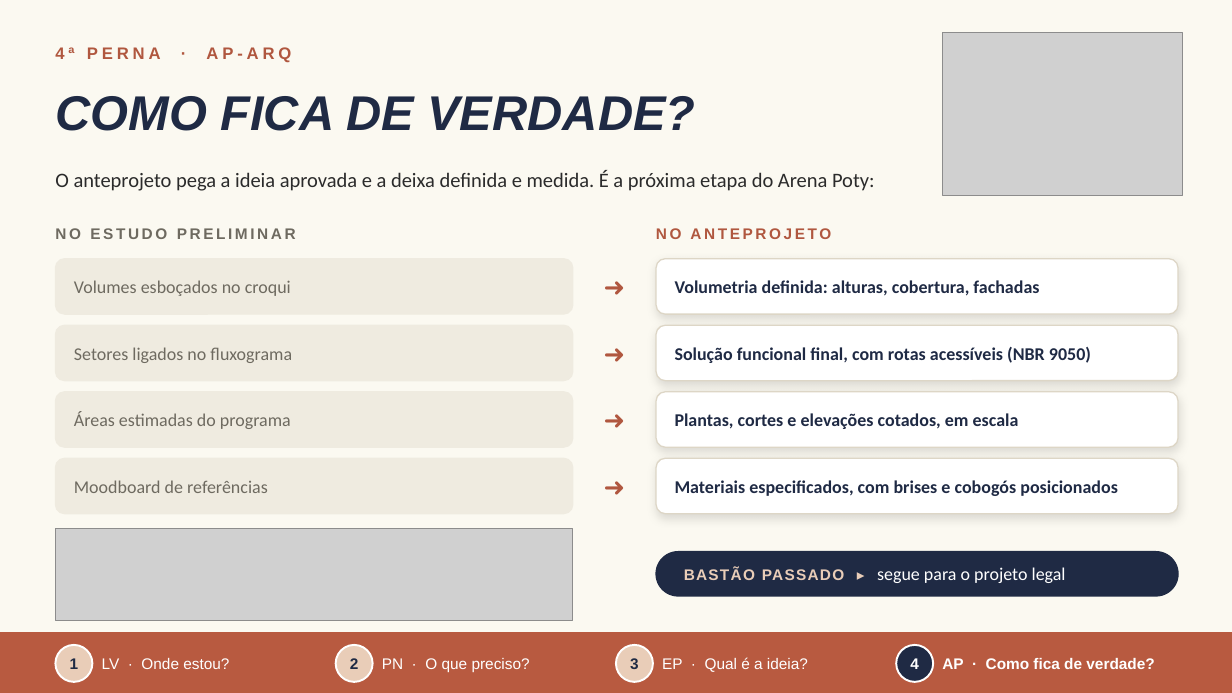
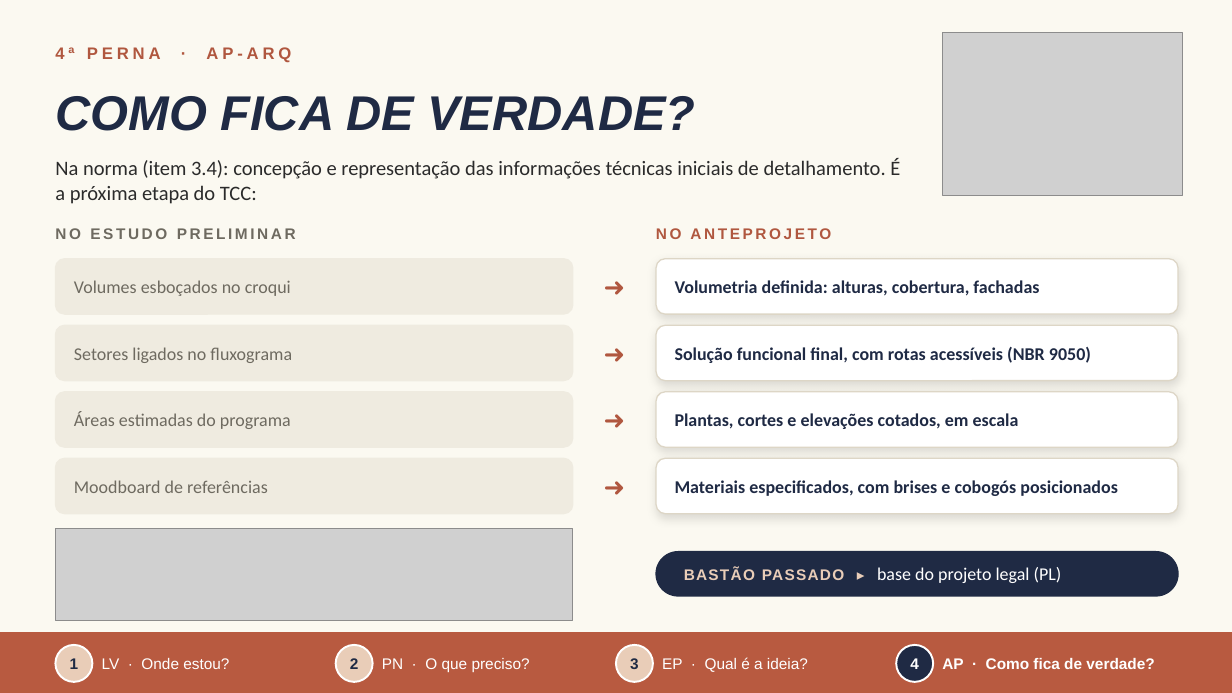
Before and after one commit to arqlais/slide, a slide deck: slide 9 of Claudio_Castro_de_Oliveira_Junior.pptx. Drawn at 1232x693 pixels with LibreOffice and Linux fonts; fonts in the diff are those of the drawing; grey boxes stand for pictures. Boxes give left, top, right and bottom in pixels: in the first picture for what was removed or moved away, otherwise in the second. Text is boxed around its words. In the diff, an @@ line names an element or a change of style, - is before the commit and + after.

```diff
--- a/Claudio_Castro_de_Oliveira_Junior.pptx
+++ b/Claudio_Castro_de_Oliveira_Junior.pptx
@@ text at bbox=[55, 158, 900, 204]: text changed @@
-O anteprojeto pega a ideia aprovada e a deixa definida e medida. É a próxima etapa do Arena Poty:
+Na norma (item 3.4): concepção e representação das informações técnicas iniciais de detalhamento. É a próxima etapa do TCC:
@@ text at bbox=[684, 567, 1062, 583]: text changed @@
-BASTÃO PASSADO ▸ segue para o projeto legal
+BASTÃO PASSADO ▸ base do projeto legal (PL)
```
Also in this commit, not shown: 7 other slides changed, 9 other files.
